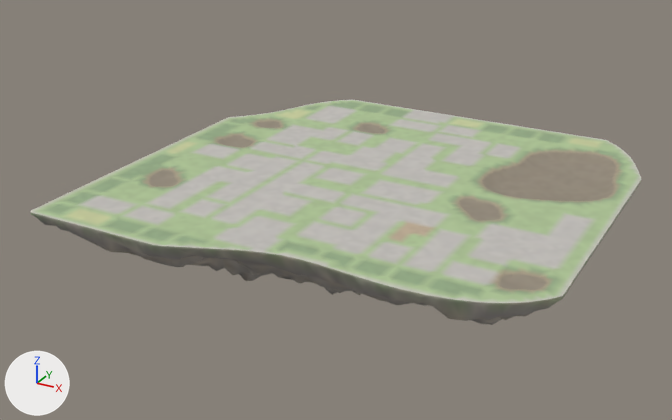
Before and after pictures for a commit that changed the glTF model godot_project/remake/sky/islands/SKY-050.rock.glb.
Rendered twice from a camera (50 mm lens) standing at (235.0, -476.0, 209.0) and looking at (-21.0, -9.0, -24.0). Lighting does not change. The marker at lower left points along +X, +Y and +Z. The picture after the commit comes second.

The first picture shows 'deck-col', 'rock'.
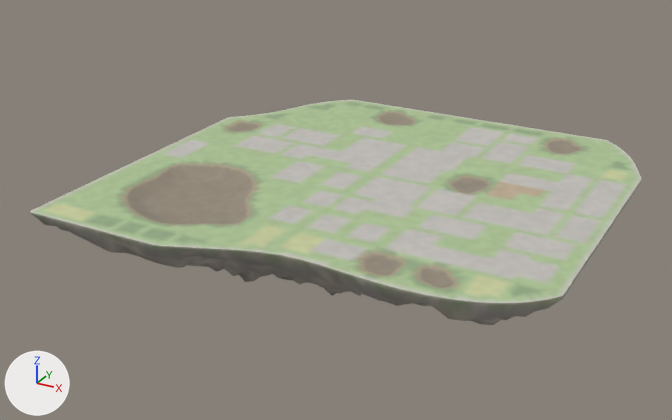
Changed parts and their boxes [x1, y1, x2, y2] in the pictures (672 x 420 px; the box of a moved part takes in the faces that stretch with it):
part 1 of me_deck_col, moved or reshaped
    before: [445, 139, 625, 224]
    after: [446, 137, 625, 222]
part 2 of me_deck_col, moved or reshaped
    before: [120, 161, 261, 227]
    after: [119, 161, 261, 227]
part 3 of me_deck_col, moved or reshaped
    before: [211, 118, 286, 149]
    after: [213, 118, 289, 149]
part 4 of me_deck_col, moved or reshaped
    before: [357, 251, 555, 295]
    after: [354, 250, 555, 293]
part 5 of me_deck_col, moved or reshaped
    before: [350, 110, 418, 135]
    after: [353, 110, 420, 135]
part 6 of me_deck_col, recoloured
    both: [41, 101, 630, 299]

The edits, one by one:
me_deck_col is used by ob_deck_col; location (0.0, 0.0, 0.0).
me_deck_col had 5321 vertices, 10312 faces and spanned x -143.0..145.0, y -142.0..133.0, z -4.0..0.0.
me_deck_col now has 5316 vertices, 10298 faces and spans x -143.0..145.0, y -142.0..133.0, z -5.0..0.0.
me_deck_col part 1: 293 vertices moved from x 49.0..135.0, y -31.0..113.0, z -4.0..0.0 to x 47.0..133.0, y -27.0..113.0, z -2.0..0.0; 422 vertices removed from x 49.0..135.0, y -32.0..117.0, z -4.0..0.0; 247 vertices added at x 46.0..133.0, y -31.0..121.0, z -2.0..0.0.
me_deck_col part 2: 236 vertices moved from x -119.0..-35.0, y -111.0..-35.0, z -2.0..0.0 to x -118.0..-32.0, y -111.0..-32.0, z -5.0..0.0; 170 vertices removed from x -121.0..-35.0, y -115.0..-31.0, z -2.0..0.0; 333 vertices added at x -119.0..-33.0, y -117.0..-31.0, z -5.0..0.0.
me_deck_col part 3: 33 vertices moved from x -127.0..-96.0, y 3.0..57.0, z -2.0..0.0 to x -127.0..-99.0, y 5.0..57.0, z -2.0..0.0; 141 vertices removed from x -127.0..-96.0, y 2.0..62.0, z -2.0..0.0; 82 vertices added at x -131.0..-99.0, y 5.0..61.0, z -2.0..0.0.
me_deck_col part 4: 14 vertices moved from x 53.0..132.0, y -111.0..-81.0, z -2.0..0.0 to x 47.0..125.0, y -115.0..-87.0, z -2.0..0.0; 100 vertices removed from x 49.0..135.0, y -111.0..-79.0, z -2.0..0.0; 148 vertices added at x 46.0..133.0, y -115.0..-79.0, z -2.0..0.0.
me_deck_col part 5: 27 vertices moved from x -52.0..-27.0, y 71.0..113.0, z -2.0..0.0 to x -51.0..-24.0, y 73.0..116.0, z -2.0..0.0; 82 vertices removed from x -52.0..-23.0, y 71.0..121.0, z -2.0..0.0; 100 vertices added at x -51.0..-21.0, y 73.0..121.0, z -2.0..0.0.
me_deck_col part 6: 3185 kept faces spanning x -139.0..141.0, y -139.0..133.0, z -5.0..0.0 get new vertex colours.
